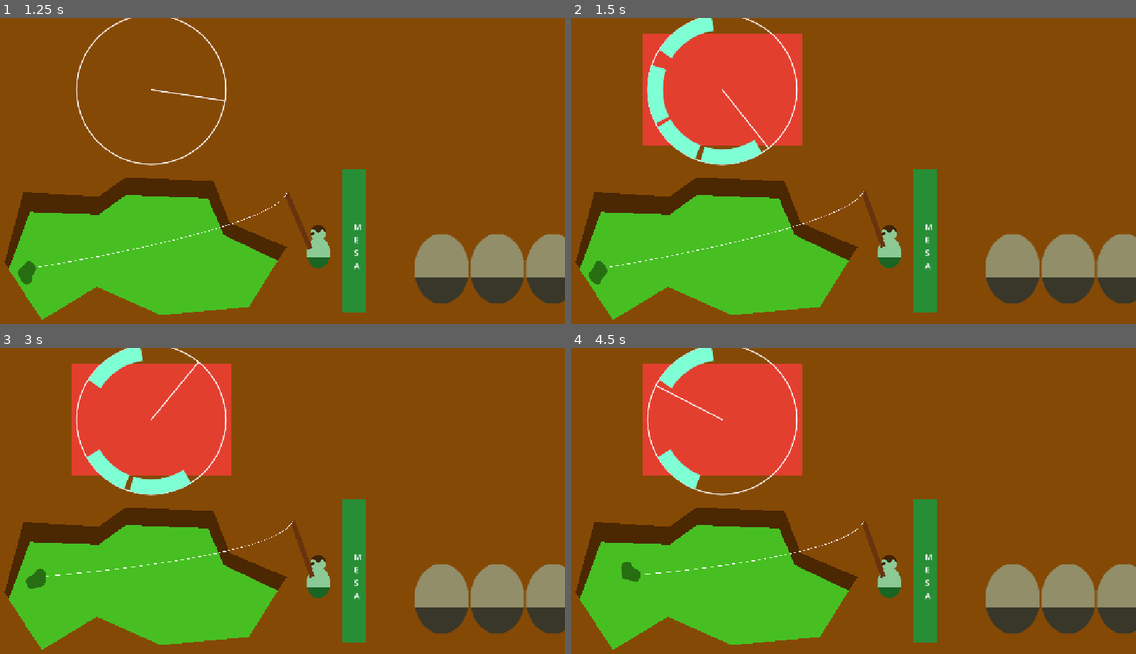
Above: before the commit, frames 1-4 (two rows, left to right).
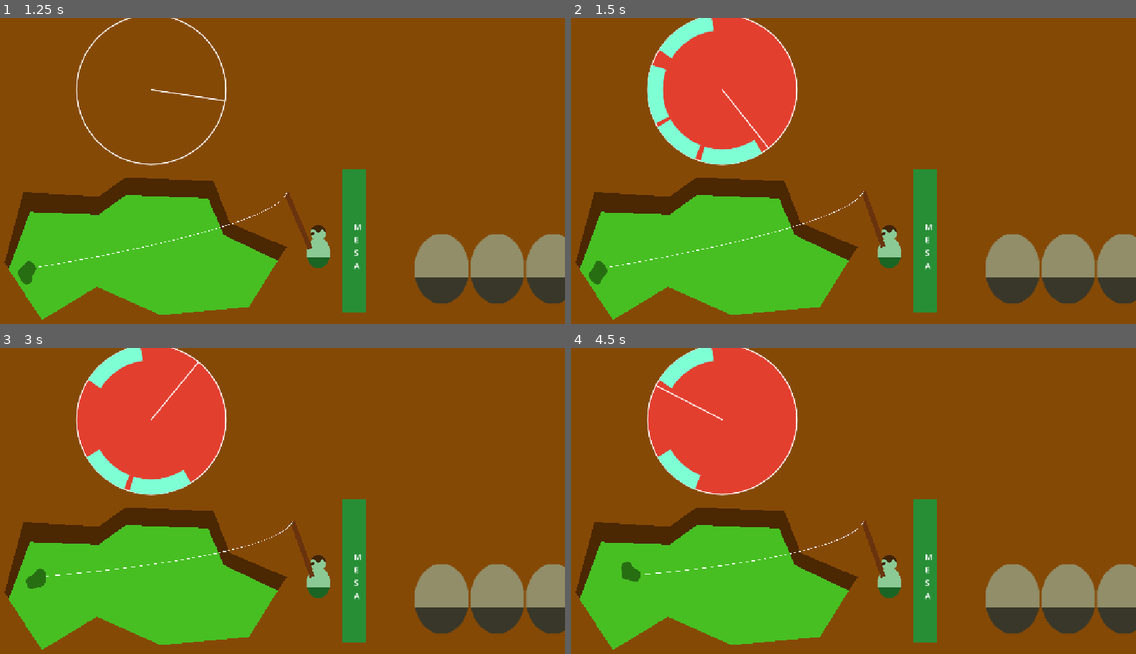
Above: after the commit, the same moments.

Repository: MarianoGnu/pesca-profana
Game: Godot game, scene res://game/fishing_minigame/stage.tscn
Same seed, same stepped clock (60 frames per second), same inputs: the game is played once before the commit and once after it.
Inputs (mouse positions are in pixels of both pictures, inside the frame that each line leads up to):
- Up to frame 1 (1.25 s): tap Enter at 0.5 s; move the mouse to (406, 161) at 0.52 s; tap E (action) at 0.6 s; click (406, 161) at 0.67 s
- Up to frame 2 (1.5 s): move the mouse to (734, 195) at 1.27 s; tap E (action) at 1.35 s; click (734, 195) at 1.42 s
- Up to frame 3 (3 s): move the mouse to (333, 439) at 2.02 s; tap E (action) at 2.1, 2.85 s; click (333, 439) at 2.17 s; move the mouse to (248, 574) at 2.77 s; click (248, 574) at 2.92 s
- Up to frame 4 (4.5 s): move the mouse to (1023, 559) at 3.52 s; tap E (action) at 3.6, 4.35 s; click (1023, 559) at 3.67 s; move the mouse to (678, 461) at 4.27 s; click (678, 461) at 4.42 s

Frame 1 is identical in both runs. In frame 2, 2.2% of the frame differs, in the area x 12-41%, y 0-47%; in frame 3, 2.2%; in frame 4, 2.7%, in the area x 12-41%, y 0-48%.
Error in both runs: Attempt to call function 'pick_random' in base 'null instance' on a null instance. (res://game/fishing_minigame/fishing_minigame.gd:129)

Commit message:
On error draw circle instead of full screen rect

Diff:
--- a/game/fishing_minigame/fishing_minigame.gd
+++ b/game/fishing_minigame/fishing_minigame.gd
@@ -87,10 +87,10 @@
 	if _state != STATE_HOOKED:
 		return
 
+	var center: Vector2 = size / 2
 	if _bg_color.a > 0:
-		draw_rect(Rect2(0, 0, size.x, size.y), _bg_color)
+		draw_circle(center, draw_outer_radius, _bg_color, true)
 
-	var center: Vector2 = size / 2
 	draw_circle(center, draw_outer_radius, draw_line_color, false, draw_line_width, true)
 	_draw_marks()
 
